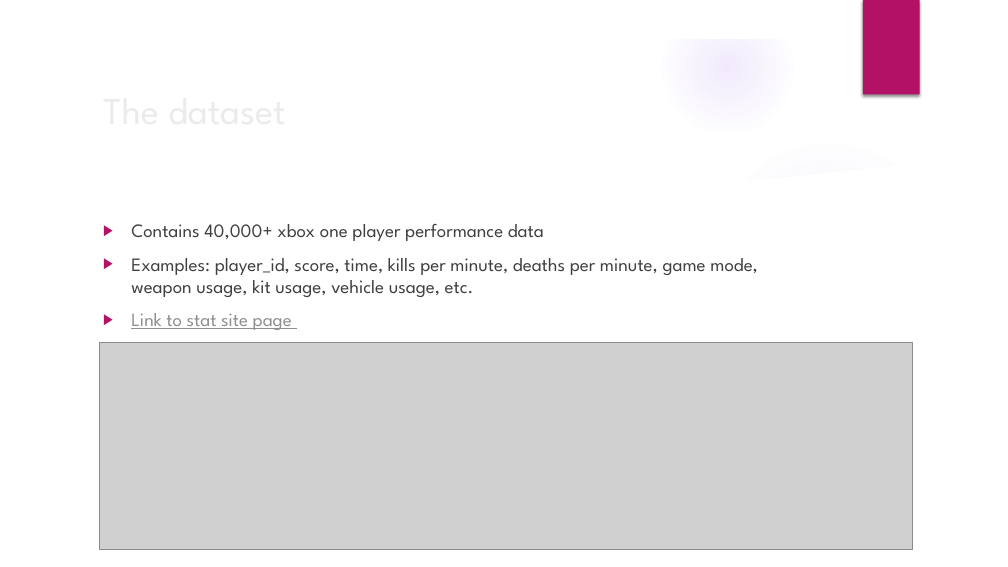
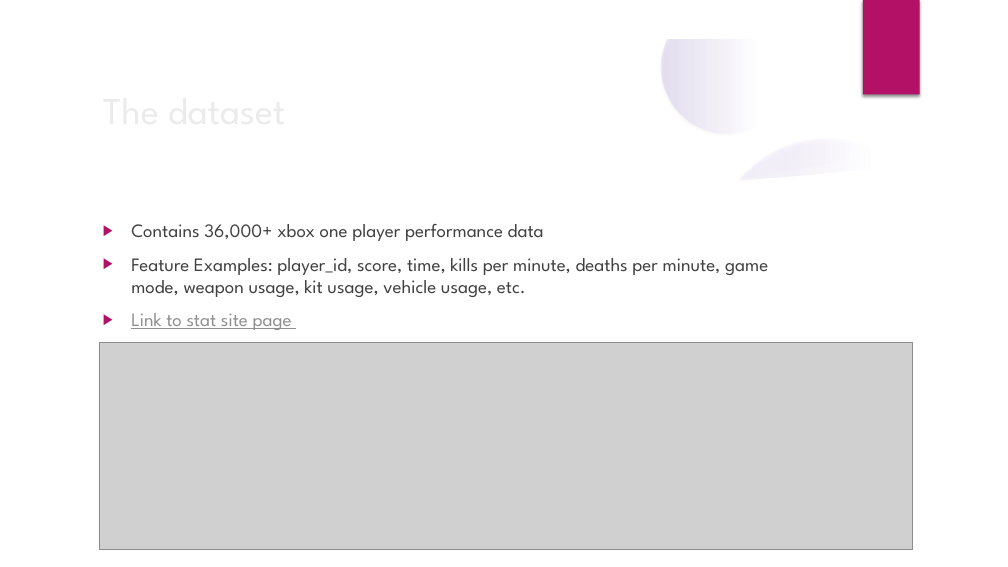
Before and after one commit to arclightspanner/Data_Science_Bootcamp_2019, a slide deck: slide 4 of Data Story Telling.pptx. Drawn at 1008x567 pixels with LibreOffice and Linux fonts; fonts in the diff are those of the drawing; grey boxes stand for pictures; background and template pictures are left out. Boxes give left, top, right and bottom in pixels: in the first picture for what was removed or moved away, otherwise in the second. Text is boxed around its words. In the diff, an @@ line names an element or a change of style, - is before the commit and + after.

```diff
--- a/Data Story Telling.pptx
+++ b/Data Story Telling.pptx
@@ shadow on in 4 elements at (0, 221, 346, 567), (0, 240, 195, 435), (712, 138, 944, 371), (662, 1, 794, 133) @@
@@ freeform shape at (38, 154, 970, 529): outline redrawn @@
@@ text at (131, 224, 768, 297): text changed @@
-▶ Contains 40,000+ xbox one player performance data
-▶ Examples: player_id, score, time, kills per minute, deaths per minute, game mode, weapon usage, kit usage, vehicle usage, etc.
+▶ Contains 36,000+ xbox one player performance data
+▶ Feature Examples: player_id, score, time, kills per minute, deaths per minute, game mode, weapon usage, kit usage, vehicle usage, etc.
@@ text at (131, 313, 292, 330): indent changed @@
```
Also in this commit, not shown: 18 other slides changed.
